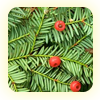
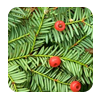
Layer changes from the first 100px x 100px image to the second:
pixels changed over [0, 0, 100, 100] (layer not identified)
